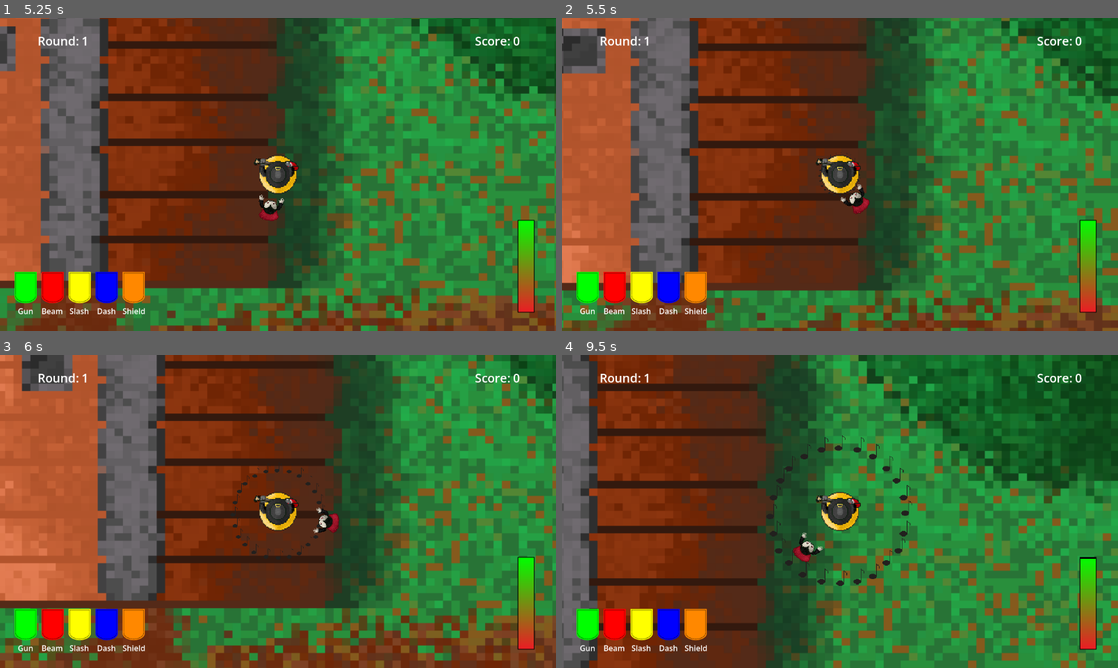
Above: before the commit, frames 1-4 (two rows, left to right).
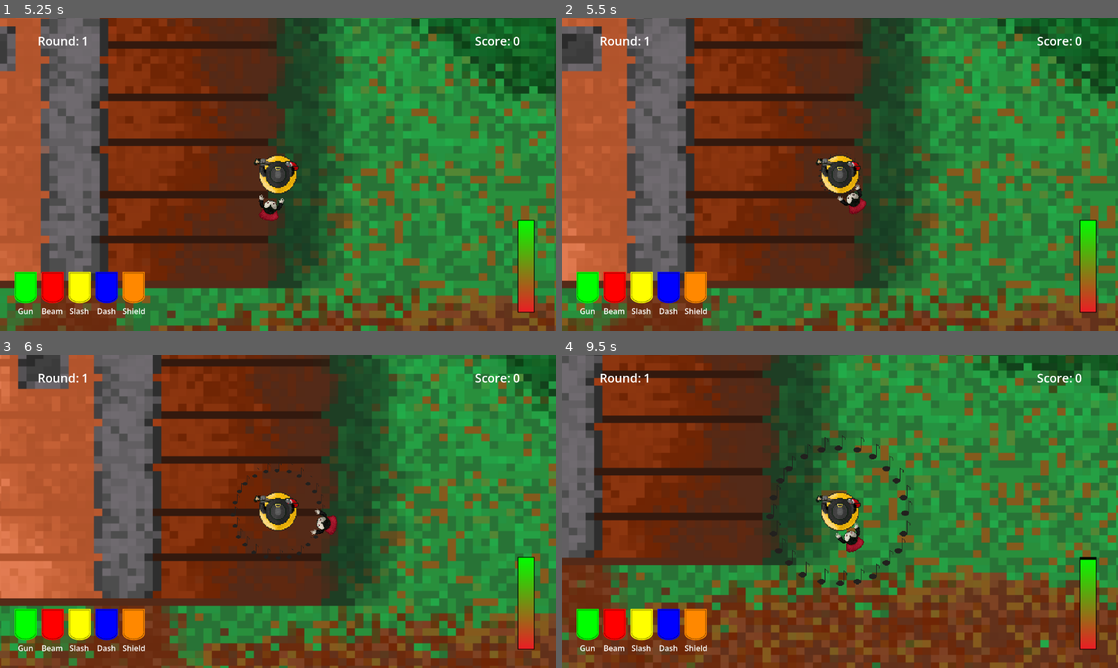
Above: after the commit, the same moments.

Repository: Rhyslan/GuitarBoard_Game
Game: Godot game, scene res://scenes/title/title_screen.tscn
Same seed, same stepped clock (60 frames per second), same inputs: the game is played once before the commit and once after it.
Inputs:
- Up to frame 1 (5.25 s): click "Play" at 0.5 s; hold D (Right) 1.28-2.03 s; hold 5 (Shield) 1.28-2.03 s; tap Space (Jump) at 1.52, 2.27, 3.77, 4.52 s; hold S (Down) 2.03-2.78 s; tap Left (Attack) at 2.1 s; tap 5 (Shield) at 2.3, 3.05, 3.8, 4.55, 5.1 s; hold D (Right) 2.78-3.53 s; hold 2 (Beam) 2.78-3.53 s; hold W (Up) 3.53-4.28 s; tap 4 (Dash) at 3.6 s; hold 1 (Gun) 4.28-5.03 s; hold A (Left) from 4.28 s (still down)
- Up to frame 2 (5.5 s): keep holding A (Left); tap Space (Jump) at 5.27 s
- Up to frame 3 (6 s): release A (Left) at 5.78 s; hold S (Down) from 5.78 s (still down); hold 3 (Slash) from 5.78 s (still down)
- Up to frame 4 (9.5 s): tap 5 (Shield) at 6.05, 6.6, 7.55, 8.3, 9.05 s; release S (Down) at 6.53 s; release 3 (Slash) at 6.53 s; hold D (Right) 6.53-7.28 s; tap Space (Jump) at 6.77, 7.52, 8.27 s; hold W (Up) 7.28-8.03 s; hold Left (Attack) 7.28-8.03 s; hold D (Right) 8.03-8.78 s; tap 2 (Beam) at 8.1 s; hold S (Down) from 8.78 s (still down); hold 4 (Dash) from 8.78 s (still down)

Frame 1 is identical in both runs. In frame 2, 22% of the frame differs, in the area x 0-100%, y 0-100%; in frame 3, 21%; in frame 4, 61%.

Commit message:
Fix shield glitch and collisions

Diff:
--- a/guitar-board/entities/enemies/enemyprojectile.gd
+++ b/guitar-board/entities/enemies/enemyprojectile.gd
@@ -1,7 +1,9 @@
 extends Area2D
 
 @export var speed := 500.0
+
 var direction := Vector2.ZERO
+
 
 func _physics_process(delta: float):
 	#Propel projectile
@@ -11,4 +13,6 @@
 	if body.name == "Player":
 		body.get_hit(1.0)
 		queue_free()
+	elif body.name == "Shield":
+		queue_free()
 	#Destroy Projectile once it hits player
--- a/guitar-board/entities/enemies/enemyprojectile.tscn
+++ b/guitar-board/entities/enemies/enemyprojectile.tscn
@@ -8,8 +8,8 @@
 
 [node name="Projectile" type="Area2D" unique_id=873994230]
 scale = Vector2(0.8576708, 0.7197204)
-collision_layer = 4
-collision_mask = 4
+collision_layer = 3
+collision_mask = 3
 script = ExtResource("1_ffqjl")
 
 [node name="Sprite2D" type="Sprite2D" parent="." unique_id=2073810947]
--- a/guitar-board/entities/enemies/mob.tscn
+++ b/guitar-board/entities/enemies/mob.tscn
@@ -12,8 +12,8 @@
 [node name="Mob" type="CharacterBody2D" unique_id=409378065 groups=["mobs"]]
 position = Vector2(1.1920929e-07, -1.9073486e-06)
 scale = Vector2(0.8047523, 0.71943617)
-collision_layer = 2
-collision_mask = 0
+collision_layer = 3
+collision_mask = 3
 platform_floor_layers = 4294901761
 platform_wall_layers = 1
 script = ExtResource("1_d8mg4")
@@ -33,6 +33,8 @@
 [node name="Area2D" type="Area2D" parent="." unique_id=823155647 groups=["mobs"]]
 position = Vector2(2.9999924, 46.999996)
 scale = Vector2(-1.704392, 1.5044888)
+collision_layer = 3
+collision_mask = 3
 
 [node name="CollisionShape2D" type="CollisionShape2D" parent="Area2D" unique_id=534674006]
 position = Vector2(0.005564511, -44.408386)
--- a/guitar-board/entities/enemies/tank_mob.tscn
+++ b/guitar-board/entities/enemies/tank_mob.tscn
@@ -5,6 +5,8 @@
 
 [node name="TankMob" unique_id=409378065 instance=ExtResource("1_5vijf")]
 scale = Vector2(3.8619037, 3.9617565)
+collision_layer = 3
+collision_mask = 3
 script = ExtResource("2_aryvl")
 idle_time = 3.0
 windup_time = 0.8
--- a/guitar-board/entities/player/player.tscn
+++ b/guitar-board/entities/player/player.tscn
@@ -12,11 +12,12 @@
 radius = 74.168724
 
 [node name="Player" type="CharacterBody2D" unique_id=2057214509]
-collision_layer = 7
-collision_mask = 7
+collision_layer = 5
+collision_mask = 5
 script = ExtResource("1_abrql")
 
 [node name="DashEffect" type="Sprite2D" parent="." unique_id=1069321593]
+visible = false
 position = Vector2(-1.6940659e-21, 5.9604645e-08)
 scale = Vector2(0.33, 0.33)
 texture = ExtResource("2_qiwj3")
@@ -49,4 +50,4 @@
 dmg_per_sec = 10.0
 
 [node name="Shield" parent="." unique_id=965134808 instance=ExtResource("6_8fjmc")]
-visible = false
+scale = Vector2(1.5, 1.5)
--- a/guitar-board/entities/player/shield.gd
+++ b/guitar-board/entities/player/shield.gd
@@ -1,10 +1,21 @@
 class_name Shield extends StaticBody2D
 
+@export var max_radius := 1.5
+var is_active := false
+
 @onready var collision_shape := $CollisionShape2D
-var is_active := false
+
 
 func _ready() -> void:
 	collision_shape.disabled = true
+
+
+func _physics_process(delta: float) -> void:
+	if is_active:
+		if scale.x < max_radius:
+			scale += Vector2.ONE * 10 * delta
+	else:
+		scale = Vector2.ZERO
 
 
 func activate():
